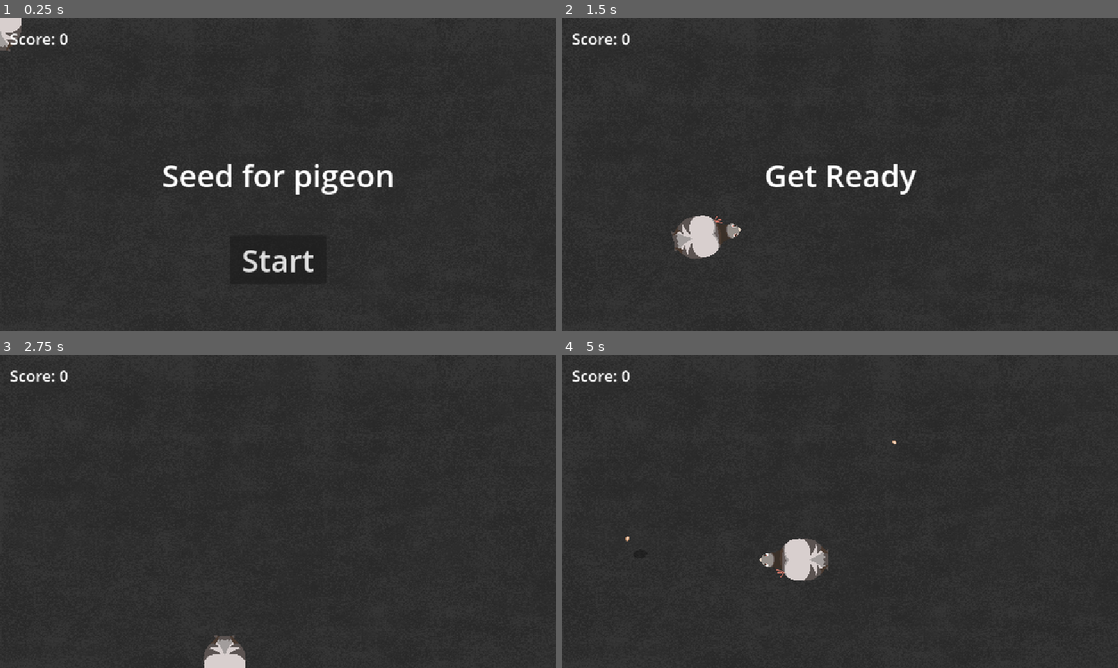
Above: before the commit, frames 1-4 (two rows, left to right).
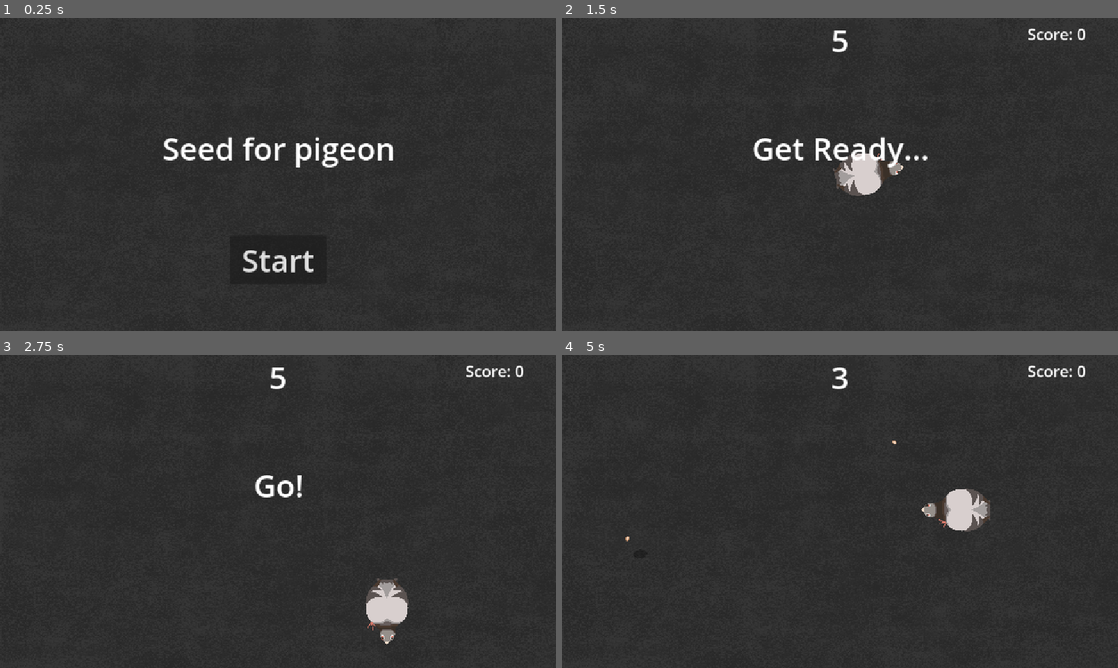
Above: after the commit, the same moments.

Repository: kimypham/seed-for-pigeon
Game: Godot game, scene res://main.tscn
The game is run twice, just before and just after one commit, with the same random seed, the same clock (stepped at 60 frames per second) and the same inputs.
Inputs:
- Up to frame 1 (0.25 s): no input
- Up to frame 2 (1.5 s): click "Start" at 0.5 s; tap Enter at 1.25 s; hold D (move_right) from 1.28 s (still down)
- Up to frame 3 (2.75 s): release D (move_right) at 2.03 s; hold S (move_down) from 2.03 s (still down)
- Up to frame 4 (5 s): release S (move_down) at 2.78 s; hold D (move_right) 2.78-3.53 s; hold W (move_up) 3.53-4.28 s; hold A (move_left) from 4.28 s (still down)

The runs differ from the first frame. In frame 1, 3.1% of the frame differs, in the area x 0-71%, y 0-57%; in frame 2, 3.9%, in the area x 1-95%, y 3-77%; in frame 3, 2.4%; in frame 4, 2.6%.

Commit message:
Add timer and gameover, improve HUD

Diff:
--- a/hud.gd
+++ b/hud.gd
@@ -10,6 +10,10 @@
 
 func show_game_over():
 	show_message("Game Over")
+	$YourScoreLabel.show()
+	$ScoreLabel.hide()
+	$RoundLengthLabel.hide()
+
 	# Wait until the MessageTimer has counted down.
 	await $MessageTimer.timeout
 
@@ -22,9 +26,18 @@
 func update_score(score):
 	$ScoreLabel.text = "Score: " + str(score)
 
+func update_your_score_label(score):
+	$YourScoreLabel.text = "Your score was: " + str(score)
+
+func update_round_length(round_length):
+	$RoundLengthLabel.text = str(round_length)
+
 func _on_start_button_pressed():
 	$StartButton.hide()
+	$YourScoreLabel.hide()
 	start_game.emit()
+	$ScoreLabel.show()
+	$RoundLengthLabel.show()
 
 func _on_message_timer_timeout():
 	$Message.hide()
--- a/hud.tscn
+++ b/hud.tscn
@@ -6,10 +6,14 @@
 script = ExtResource("1_37p78")
 
 [node name="ScoreLabel" type="Label" parent="."]
-offset_left = 20.0
-offset_top = 20.0
-offset_right = 208.0
-offset_bottom = 108.0
+visible = false
+anchors_preset = 1
+anchor_left = 1.0
+anchor_right = 1.0
+offset_left = -188.0
+offset_top = 10.0
+offset_bottom = 98.0
+grow_horizontal = 0
 size_flags_horizontal = 4
 theme_override_font_sizes/font_size = 32
 text = "Score: 0"
@@ -20,10 +24,10 @@
 anchor_top = 0.5
 anchor_right = 0.5
 anchor_bottom = 0.5
-offset_left = -241.5
-offset_top = -44.0
-offset_right = 241.5
-offset_bottom = 44.0
+offset_left = -240.0
+offset_top = -100.0
+offset_right = 243.0
+offset_bottom = -12.0
 grow_horizontal = 2
 grow_vertical = 2
 size_flags_horizontal = 4
@@ -51,5 +55,56 @@
 wait_time = 2.0
 one_shot = true
 
+[node name="RoundLengthLabel" type="Label" parent="."]
+visible = false
+anchors_preset = 5
+anchor_left = 0.5
+anchor_right = 0.5
+offset_left = -95.0
+offset_right = 95.0
+offset_bottom = 88.0
+grow_horizontal = 2
+size_flags_horizontal = 4
+theme_override_font_sizes/font_size = 64
+text = "30"
+horizontal_alignment = 1
+vertical_alignment = 1
+
+[node name="YourScoreLabel" type="Label" parent="."]
+visible = false
+anchors_preset = 8
+anchor_left = 0.5
+anchor_top = 0.5
+anchor_right = 0.5
+anchor_bottom = 0.5
+offset_left = -134.5
+offset_top = 6.0
+offset_right = 134.5
+offset_bottom = 94.0
+grow_horizontal = 2
+grow_vertical = 2
+size_flags_horizontal = 4
+theme_override_font_sizes/font_size = 32
+text = "Your score was: 0"
+horizontal_alignment = 1
+
+[node name="HighscoreLabel" type="Label" parent="."]
+visible = false
+anchors_preset = 8
+anchor_left = 0.5
+anchor_top = 0.5
+anchor_right = 0.5
+anchor_bottom = 0.5
+offset_left = -136.0
+offset_top = 60.0
+offset_right = 133.0
+offset_bottom = 148.0
+grow_horizontal = 2
+grow_vertical = 2
+size_flags_horizontal = 4
+theme_override_font_sizes/font_size = 32
+text = "Highscore: 0"
+horizontal_alignment = 1
+
 [connection signal="pressed" from="StartButton" to="." method="_on_start_button_pressed"]
 [connection signal="timeout" from="MessageTimer" to="." method="_on_message_timer_timeout"]
--- a/main.gd
+++ b/main.gd
@@ -1,7 +1,11 @@
 extends Node
 
 @export var seed_scene: PackedScene
+@onready var pigeon = $Pigeon
+
 var score
+var round_length
+var starting_round_length = 5
 
 func _ready():
 	#new_game()
@@ -14,17 +18,27 @@
 	$HUD.update_score(score)
 
 func game_over():
-	$ScoreTimer.stop()
+	$RoundTimer.stop()
 	$SeedTimer.stop()
+	$HUD.update_your_score_label(score)
 	$HUD.show_game_over()
+	pigeon.hide()
+	for child in get_children():
+		if child is RigidBody2D:
+			child.queue_free()
 
 func new_game():
 	score = 0
+	round_length = starting_round_length
+	pigeon.show()
 	$Pigeon.start($StartPosition.position)
 	$StartTimer.start()
 
+	$HUD.update_round_length(round_length)
 	$HUD.update_score(score)
-	$HUD.show_message("Get Ready")
+	$HUD.show_message("Get Ready...")
+	await get_tree().create_timer(1.0).timeout
+	$HUD.show_message("Go!")
 
 func _on_seed_timer_timeout() -> void:
 	var seed_instance = seed_scene.instantiate()
@@ -49,16 +63,16 @@
 	seed_instance.setup(start, target)
 	seed_instance.landed.connect(_on_seed_landed)
 
-
-func _on_score_timer_timeout() -> void:
-	pass # Replace with function body.
-
+func _on_round_timer_timeout() -> void:
+	round_length -= 1
+	$HUD.update_round_length(round_length)
+	if round_length <= 0:
+		game_over()
 
 func _on_start_timer_timeout():
 	$SeedTimer.start()
-	$ScoreTimer.start()
+	$RoundTimer.start()
 
 func _on_seed_landed(seed):
-	var pigeon = $Pigeon
 	if pigeon.position.distance_to(seed.position) < 75:  # adjust radius as needed
 		pigeon.eat.emit(seed)
--- a/main.tscn
+++ b/main.tscn
@@ -20,19 +20,19 @@
 
 [node name="SeedTimer" type="Timer" parent="."]
 
-[node name="ScoreTimer" type="Timer" parent="."]
+[node name="RoundTimer" type="Timer" parent="."]
 
 [node name="StartTimer" type="Timer" parent="."]
 wait_time = 2.0
 one_shot = true
 
 [node name="StartPosition" type="Marker2D" parent="."]
-position = Vector2(240, 450)
+position = Vector2(576, 320)
 
 [node name="HUD" parent="." instance=ExtResource("4_1bvp3")]
 
 [connection signal="eat" from="Pigeon" to="." method="_on_pigeon_eat"]
 [connection signal="timeout" from="SeedTimer" to="." method="_on_seed_timer_timeout"]
-[connection signal="timeout" from="ScoreTimer" to="." method="_on_score_timer_timeout"]
+[connection signal="timeout" from="RoundTimer" to="." method="_on_round_timer_timeout"]
 [connection signal="timeout" from="StartTimer" to="." method="_on_start_timer_timeout"]
 [connection signal="start_game" from="HUD" to="." method="new_game"]
--- a/pigeon.tscn
+++ b/pigeon.tscn
@@ -23,6 +23,7 @@
 height = 308.0
 
 [node name="Pigeon" type="Area2D"]
+visible = false
 scale = Vector2(0.5, 0.5)
 script = ExtResource("1_vw3md")
 speed = 300
@@ -32,7 +33,7 @@
 scale = Vector2(0.5, 0.5)
 sprite_frames = SubResource("SpriteFrames_h26hx")
 animation = &"walk"
-frame_progress = 0.216073
+frame_progress = 0.752646
 speed_scale = 1.5
 
 [node name="CollisionShape2D" type="CollisionShape2D" parent="."]
